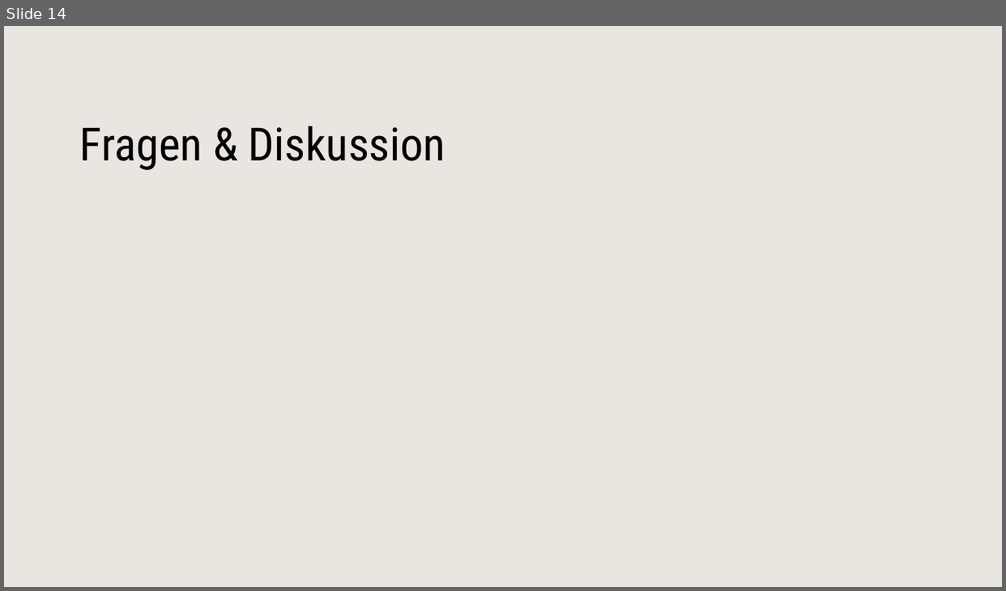
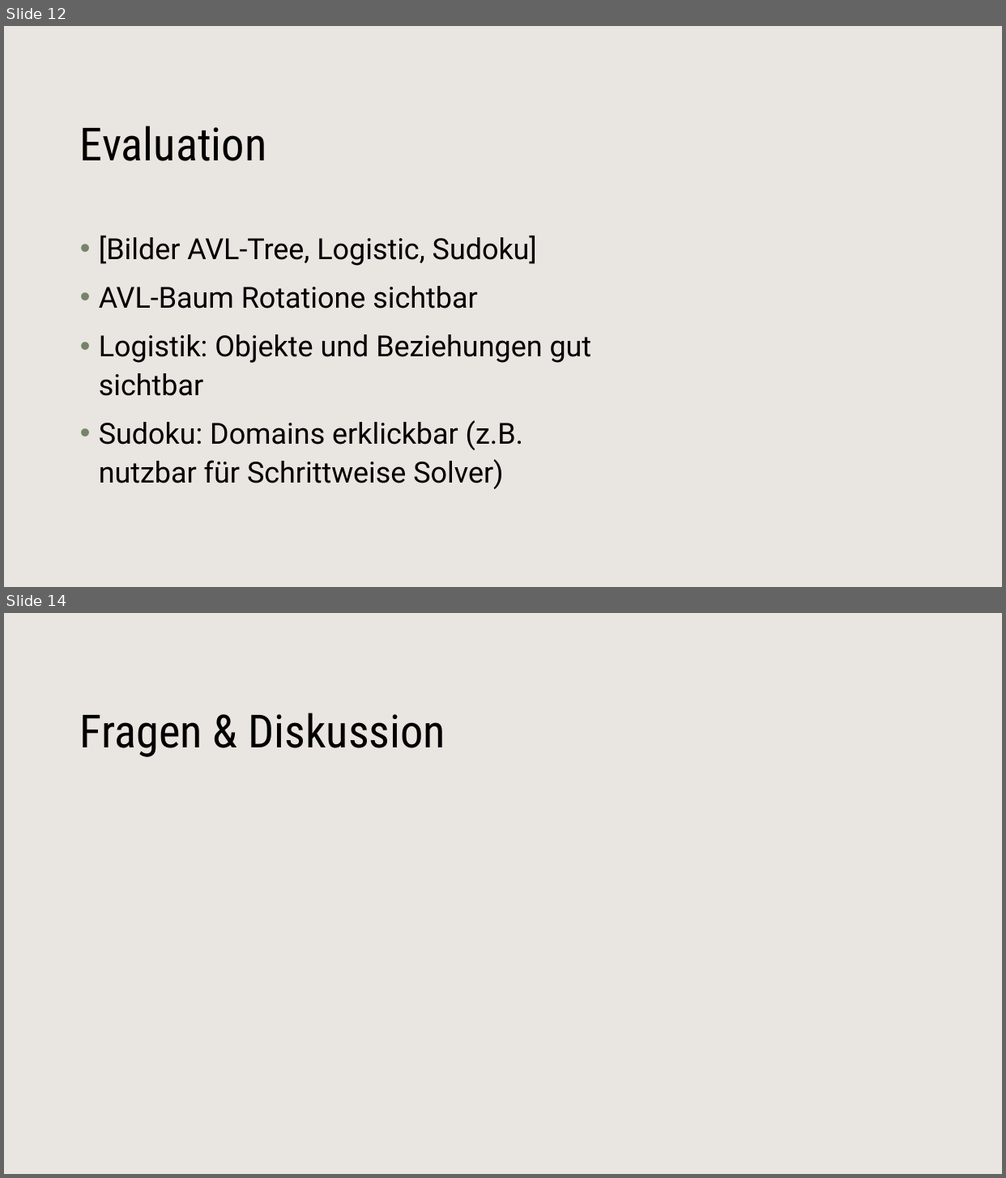
Before and after one commit to ZhRaL/MilitaryIdleGame, a slide deck: Skizzen/verteidigunspräsi.pptx. Shown one above the other, each under a label of ours: slide 14 before the commit, slides 12 and 14 after it; the slides between them are not shown. The pictures are 1006x591 and 1006x1178 pixels, drawn with LibreOffice and Linux fonts; fonts in the diff are those of the drawing; background and template pictures are left out. Boxes give left, top, right and bottom in pixels: in the first picture for what was removed or moved away, otherwise in the second. Text is boxed around its words. In the diff, an @@ line names an element or a change of style, - is before the commit and + after.

```diff
--- a/Skizzen/verteidigunspräsi.pptx
+++ b/Skizzen/verteidigunspräsi.pptx
@@ slide 12 added at (x1=4, y1=26, x2=1002, y2=587), background #FFFFFF; not listed: 1 template element that a slide beside it also shows @@
@@ text added at (x1=80, y1=126, x2=267, y2=161), 44 pt, text #000000 @@
+Evaluation
@@ text added at (x1=99, y1=235, x2=592, y2=489), 28 pt, text #000000 @@
+• [Bilder AVL-Tree, Logistic, Sudoku]
+• AVL-Baum Rotatione sichtbar
+• Logistik: Objekte und Beziehungen gut sichtbar
+• Sudoku: Domains erklickbar (z.B. nutzbar für Schrittweise Solver)
```
Also in this commit, not shown: 3 slides changed, 9 other slides added, 10 slides removed, 13 other files.
